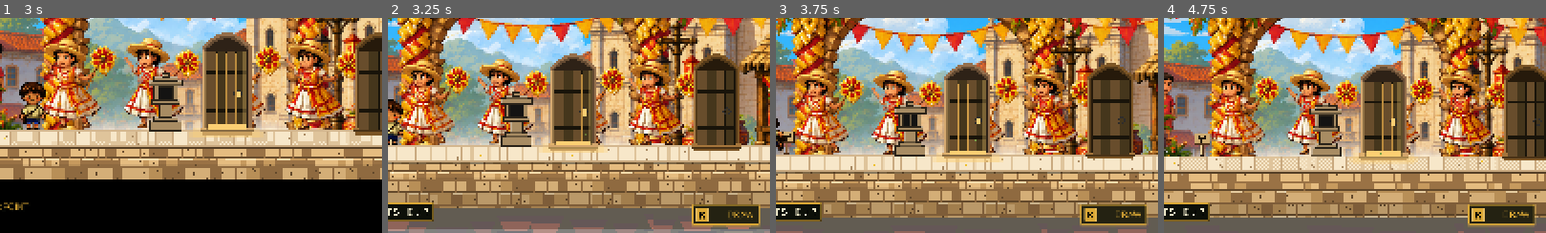
Above: before the commit, frames 1-4 (left to right).
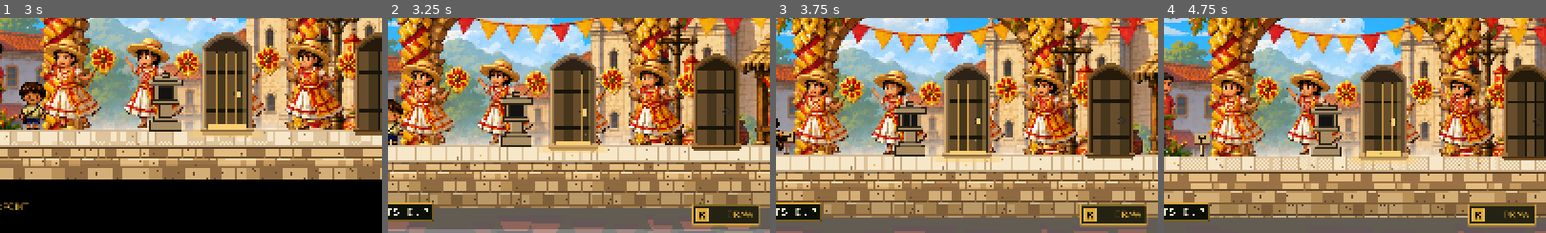
Above: after the commit, the same moments.

Repository: hyuuuan/OBRA
Game: Godot game, scene res://level_2.tscn
Same seed, same stepped clock (60 frames per second), same inputs: the game is played once before the commit and once after it. This scene is started directly instead of the project's main scene.
Inputs (mouse positions are % of the whole screen's width and height, from its top left):
- Up to frame 1 (3 s): tap Enter (ui_accept) at 0.5 s; move the mouse to (72, 45) at 0.52 s; hold D (move_right) 0.53-1.25 s; hold E (interact) 0.53-1.25 s; click (72, 45) at 0.67 s; tap Space (jump) at 0.77, 1.07 s; drag from (30, 55) to (66, 72) at 1.27 s; move the mouse to (60, 28) at 2.02 s; hold D (move_right) 2.03-2.75 s; hold Q (revert_form) 2.03-2.75 s; click (60, 28) at 2.17 s; drag from (45, 70) to (66, 56) at 2.77 s
- Up to frame 2 (3.25 s): no input
- Up to frame 3 (3.75 s): move the mouse to (80, 65) at 3.52 s; hold A (move_left) from 3.53 s (still down); hold E (interact) from 3.53 s (still down); click (80, 65) at 3.67 s
- Up to frame 4 (4.75 s): tap Space (jump) at 3.77, 4.07 s; release A (move_left) at 4.25 s; release E (interact) at 4.25 s; drag from (20, 35) to (33, 73) at 4.27 s
The pictures show only the part of the screen within x 50-100%, y 50-100%; the shares and areas given below are measured in that part.

Frame 1 is identical in both runs. In frame 2, 0.1% of the frame differs, in the area x 81-98%, y 86-96%; in frame 3, 0.1%; in frame 4, 0.2%.

Commit message:
Scene 3's table ran off the bottom of the screen
The assembly panel had a 700-unit stage inside an 880 floor, and with
the title, the rule, the status line and the frame's ring it came to 981
units in a 900-unit viewport -- 1051 once CONTINUE appeared under it. The
bottom border was never on screen, and "Drag each piece to where it
belongs" sat on the very last row of pixels.

The panel takes its height from its contents, the stage is 550, and the
status line and CONTINUE share a row so finishing the painting does not
make the frame grow. The assembly probe measures the panel against the
viewport with CONTINUE hidden and shown; both failed before this.

Diff:
--- a/game/scripts/assembly_overlay.gd
+++ b/game/scripts/assembly_overlay.gd
@@ -98,7 +98,11 @@
 
 	var panel := PanelContainer.new()
 	panel.name = "Panel"
-	panel.custom_minimum_size = Vector2(1340.0, 880.0)
+	# ⚠ WIDTH ONLY. The height is whatever the contents come to, and the contents were already
+	# taller than the screen: an 880 floor under a 700 stage, plus the title, the rule, the
+	# status line and the frame's own ring, came to 981 units in a 900-unit viewport. The
+	# bottom border and the line saying what to do were drawn off the bottom edge.
+	panel.custom_minimum_size = Vector2(1340.0, 0.0)
 	panel.mouse_filter = Control.MOUSE_FILTER_IGNORE
 	centre.add_child(panel)
 	UIFrame.wrap(panel)
@@ -124,7 +128,7 @@
 
 	_stage = Control.new()
 	_stage.name = "Stage"
-	_stage.custom_minimum_size = Vector2(1260.0, 700.0)
+	_stage.custom_minimum_size = Vector2(1260.0, 550.0)
 	_stage.size_flags_vertical = Control.SIZE_EXPAND_FILL
 	_stage.mouse_filter = Control.MOUSE_FILTER_STOP
 	_stage.gui_input.connect(_on_stage_input)
@@ -132,17 +136,25 @@
 	_stage.resized.connect(_fit_the_board)
 	box.add_child(_stage)
 
+	# ONE ROW FOR THE LAST TWO THINGS, so CONTINUE appearing does not make the panel taller.
+	# Stacked, it added seventy units at the one moment the whole painting is on the board.
+	var foot := HBoxContainer.new()
+	foot.alignment = BoxContainer.ALIGNMENT_CENTER
+	foot.add_theme_constant_override("separation", 24)
+	foot.mouse_filter = Control.MOUSE_FILTER_IGNORE
+	box.add_child(foot)
+
 	_status = Label.new()
 	_status.horizontal_alignment = HORIZONTAL_ALIGNMENT_CENTER
 	_status.add_theme_font_size_override("font_size", 19)
 	_status.add_theme_color_override("font_color", MUTED)
-	box.add_child(_status)
+	foot.add_child(_status)
 
 	_continue = Button.new()
 	_continue.text = "CONTINUE"
 	_continue.visible = false
 	_continue.pressed.connect(_on_continue)
-	box.add_child(_continue)
+	foot.add_child(_continue)
 
 
 ## The pieces and where each belongs, straight out of what the cutter wrote.
--- a/game/tests/run_assembly_probe.gd
+++ b/game/tests/run_assembly_probe.gd
@@ -85,6 +85,16 @@
 		"the picture arrives knocked sideways")
 	_check(not table.closes_on_cancel, "and Escape cannot throw it away half-mended",
 		"this is the end of the level")
+	for _frame in range(4):
+		await process_frame
+	var fits: Array = _fits_on_screen(table)
+	_check(bool(fits[0]), "the table fits on the screen", String(fits[1]))
+	# And with CONTINUE showing, which is the tallest the panel ever gets.
+	(table.get("_continue") as Control).visible = true
+	for _frame in range(4):
+		await process_frame
+	fits = _fits_on_screen(table)
+	_check(bool(fits[0]), "and still fits once CONTINUE is showing", String(fits[1]))
 	table.close()
 	fresh.queue_free()
 	await process_frame
@@ -141,3 +151,17 @@
 	paused = false
 	fresh.queue_free()
 	await process_frame
+
+## ⚠ THE PANEL HAS TO FIT ON THE SCREEN IT IS SHOWN ON. Its minimum size was taller than the
+## 900-unit viewport once a title, a rule, a status line and the frame's own ring were added
+## to the stage, so the bottom border and the line telling the player what to do sat off the
+## bottom edge. Nothing measured it; it was found in a screenshot.
+func _fits_on_screen(overlay: Node) -> Array:
+	var panel := overlay.find_child("Panel", true, false) as Control
+	if panel == null:
+		return [false, "no panel"]
+	var view := Rect2(Vector2.ZERO, Vector2(
+		float(ProjectSettings.get_setting("display/window/size/viewport_width")),
+		float(ProjectSettings.get_setting("display/window/size/viewport_height"))))
+	var rect := panel.get_global_rect()
+	return [view.encloses(rect), "panel %s in a %s screen" % [rect, view.size]]
